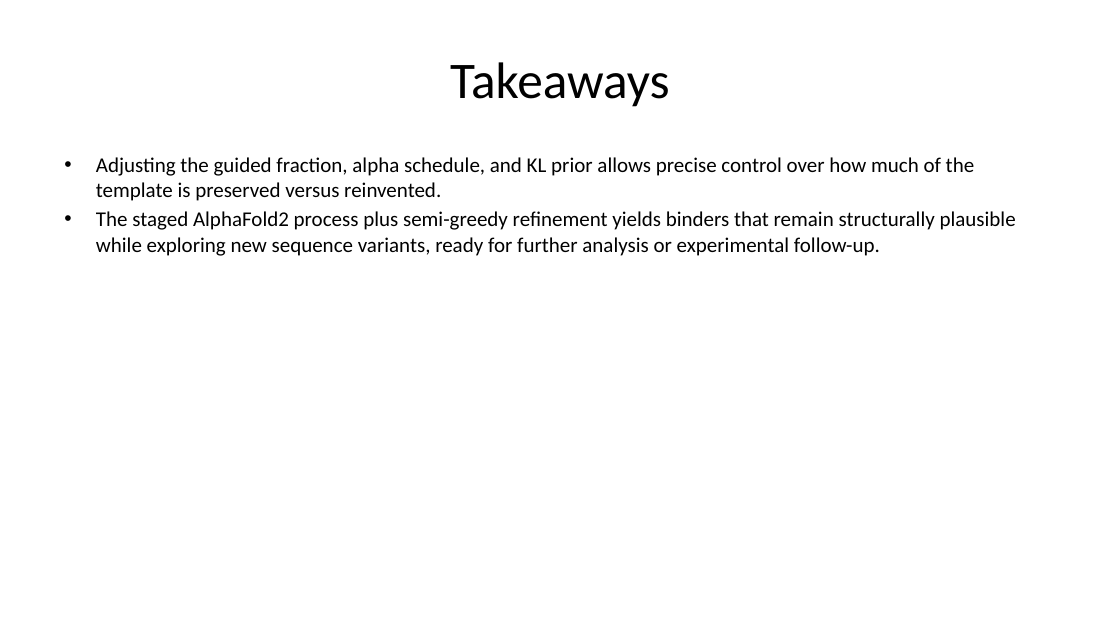
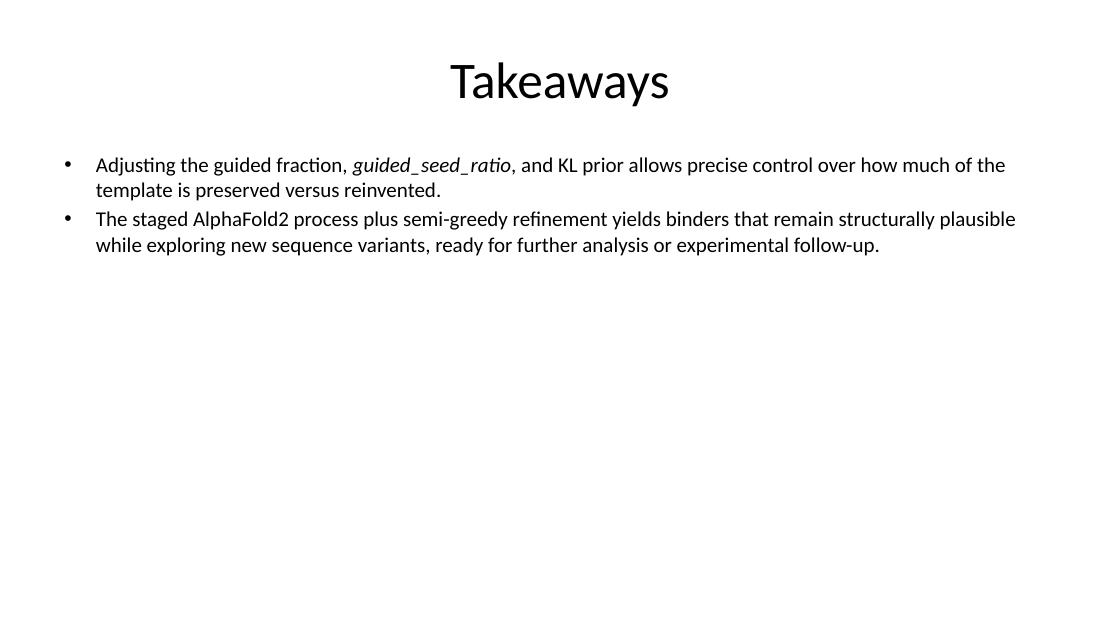
Before and after one commit to kaylertee/ActiveTargeting, a slide deck: slide 18 of Presentations/MutaCraft Presentation.pptx. Drawn at 1120x630 pixels with LibreOffice and Linux fonts; fonts in the diff are those of the drawing. Boxes give left, top, right and bottom in pixels: in the first picture for what was removed or moved away, otherwise in the second. Text is boxed around its words. In the diff, an @@ line names an element or a change of style, - is before the commit and + after.

```diff
--- a/Presentations/MutaCraft Presentation.pptx
+++ b/Presentations/MutaCraft Presentation.pptx
@@ text at [96, 157, 1005, 201]: text changed @@
-• Adjusting the guided fraction, alpha schedule, and KL prior allows precise control over how much of the template is preserved versus reinvented.
+• Adjusting the guided fraction, guided_seed_ratio, and KL prior allows precise control over how much of the template is preserved versus reinvented.
```
Also in this commit, not shown: 13 other slides changed, 2 slides added, 2 slides removed.
